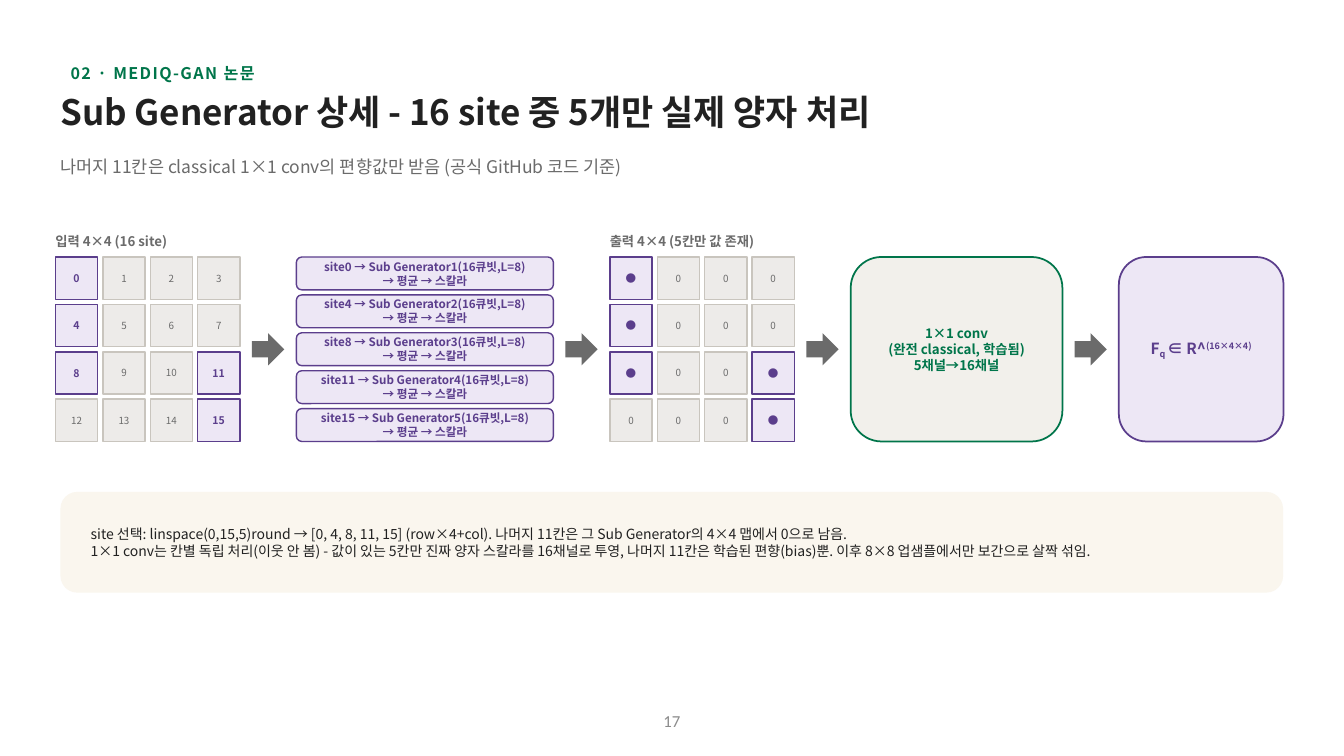
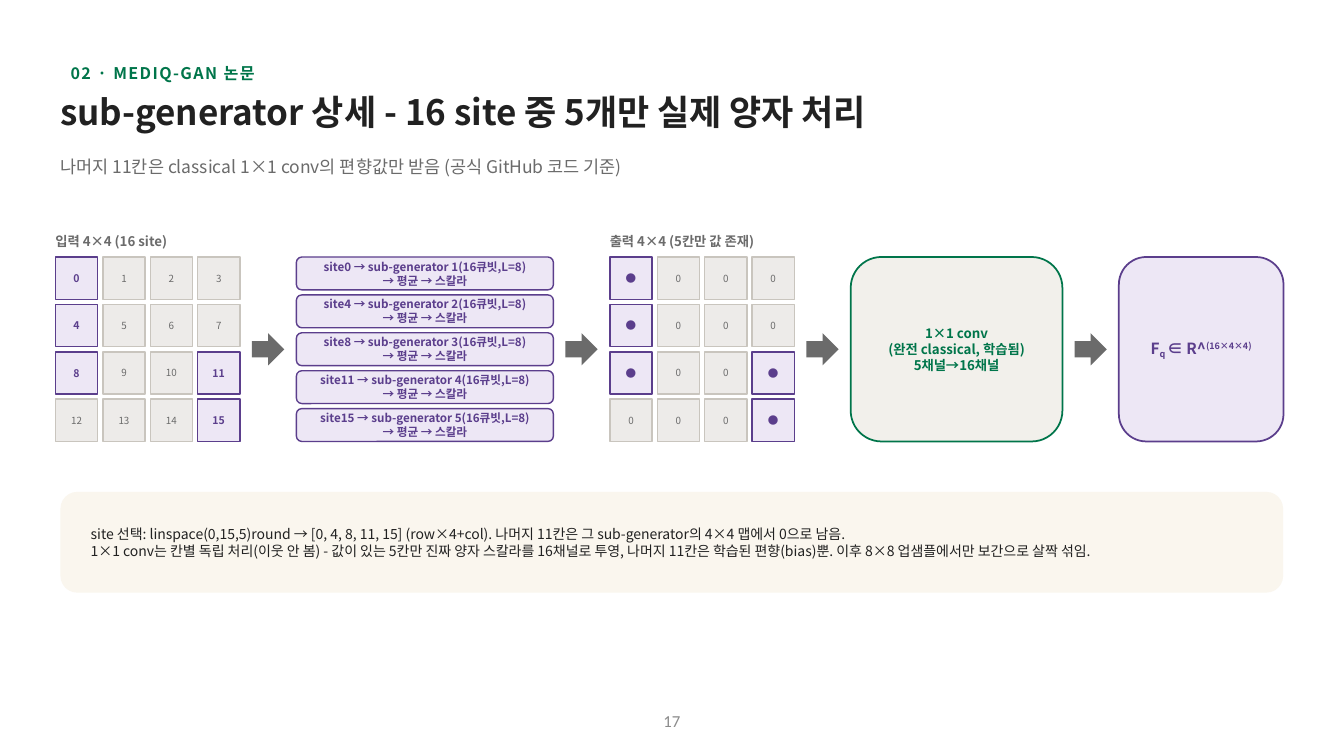
Before and after one commit to hyunhp/skin_disease_qml, a slide deck: slide 17 of practice/day1_slides/day1_theory_slides.pptx. Drawn at 1344x756 pixels with LibreOffice and Linux fonts; fonts in the diff are those of the drawing. Boxes give left, top, right and bottom in pixels: in the first picture for what was removed or moved away, otherwise in the second. Text is boxed around its words. In the diff, an @@ line names an element or a change of style, - is before the commit and + after.

```diff
--- a/practice/day1_slides/day1_theory_slides.pptx
+++ b/practice/day1_slides/day1_theory_slides.pptx
@@ text at [60,95,866,134]: text changed @@
-Sub Generator 상세 - 16 site 중 5개만 실제 양자 처리
+sub-generator 상세 - 16 site 중 5개만 실제 양자 처리
@@ text at [324,261,526,286]: text changed @@
-site0 → Sub Generator1(16큐빗,L=8)
-→ 평균 → 스칼라
+site0 → sub-generator 1(16큐빗,L=8)
+→ 평균 → 스칼라
@@ text at [324,298,526,323]: text changed @@
-site4 → Sub Generator2(16큐빗,L=8)
-→ 평균 → 스칼라
+site4 → sub-generator 2(16큐빗,L=8)
+→ 평균 → 스칼라
@@ text at [324,336,526,361]: text changed @@
-site8 → Sub Generator3(16큐빗,L=8)
-→ 평균 → 스칼라
+site8 → sub-generator 3(16큐빗,L=8)
+→ 평균 → 스칼라
@@ text at [320,374,530,399]: text changed @@
-site11 → Sub Generator4(16큐빗,L=8)
-→ 평균 → 스칼라
+site11 → sub-generator 4(16큐빗,L=8)
+→ 평균 → 스칼라
@@ text at [320,412,530,437]: text changed @@
-site15 → Sub Generator5(16큐빗,L=8)
-→ 평균 → 스칼라
+site15 → sub-generator 5(16큐빗,L=8)
+→ 평균 → 스칼라
@@ text at [91,527,846,543]: text changed @@
-site 선택: linspace(0,15,5)round → [0, 4, 8, 11, 15] (row×4+col). 나머지 11칸은 그 Sub Generator의 4×4 맵에서 0으로 남음.
+site 선택: linspace(0,15,5)round → [0, 4, 8, 11, 15] (row×4+col). 나머지 11칸은 그 sub-generator의 4×4 맵에서 0으로 남음.
```
Also in this commit, not shown: 15 other slides changed, 1 other file.
